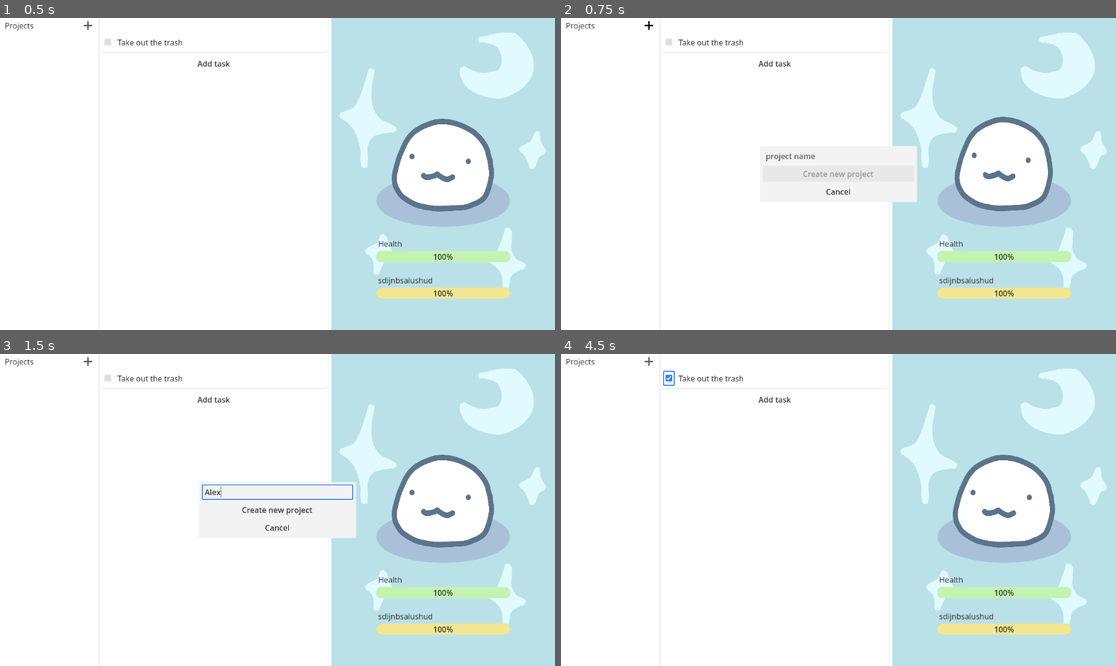
Above: before the commit, frames 1-4 (two rows, left to right).
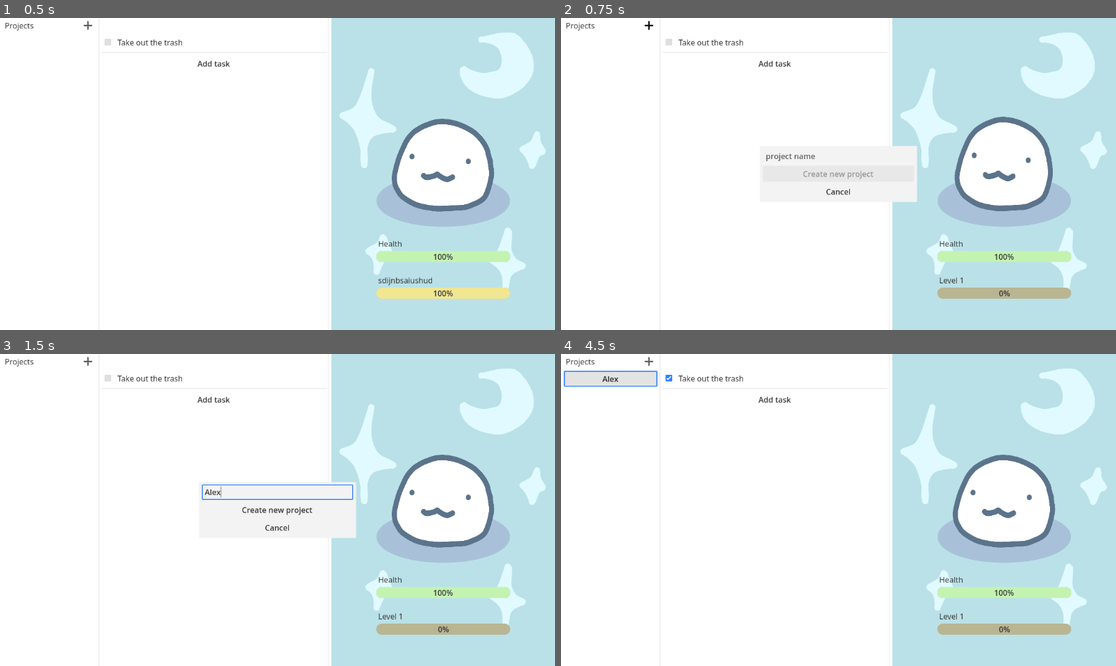
Above: after the commit, the same moments.

Repository: piksalchaos/taskapet
Game: Godot game, scene res://scenes/main.tscn
The game is run twice, just before and just after one commit, with the same random seed, the same clock (stepped at 60 frames per second) and the same inputs.
Inputs (mouse positions are in pixels of both pictures, inside the frame that each line leads up to):
- Up to frame 1 (0.5 s): no input
- Up to frame 2 (0.75 s): click (649, 24) at 0.5 s
- Up to frame 3 (1.5 s): click (277, 491) at 1.27 s; type "Alex" at 1.35 s
- Up to frame 4 (4.5 s): click (649, 360) at 2 s; click "Create new project" at 2.75 s; click (666, 378) at 3.5 s; click (610, 378) at 4.25 s, where only the run after the commit has a clickable "Alex"

Frame 1 is identical in both runs. In frame 2, 0.9% of the frame differs, in the area x 67-92%, y 83-90%; in frame 3, 0.9%; in frame 4, 1.8%, in the area x 0-92%, y 5-90%.
Error before the commit: Parse Error: Preload file "res://scenes/task/task_container/session.tscn" does not exist. (res://scenes/main.gd:10)

Commit message:
Update main.gd

Diff:
--- a/scenes/main.gd
+++ b/scenes/main.gd
@@ -7,7 +7,7 @@
 	pet.exp_changed.connect(main_screen.change_exp)
 
 # session.time_changed.connect(gui.change_time)
-const SESSION = preload("res://scenes/task/task_container/session.tscn")
+const SESSION = preload("res://scenes/task/session/session.tscn")
 
 @onready var pet: Pet = $Pet
 @onready var session_container: Node = $SessionContainer
